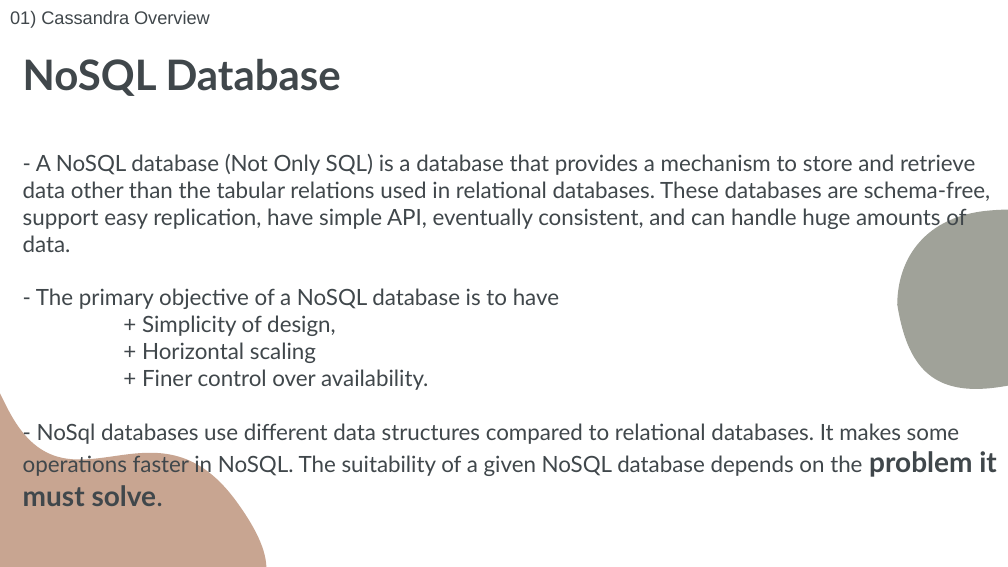
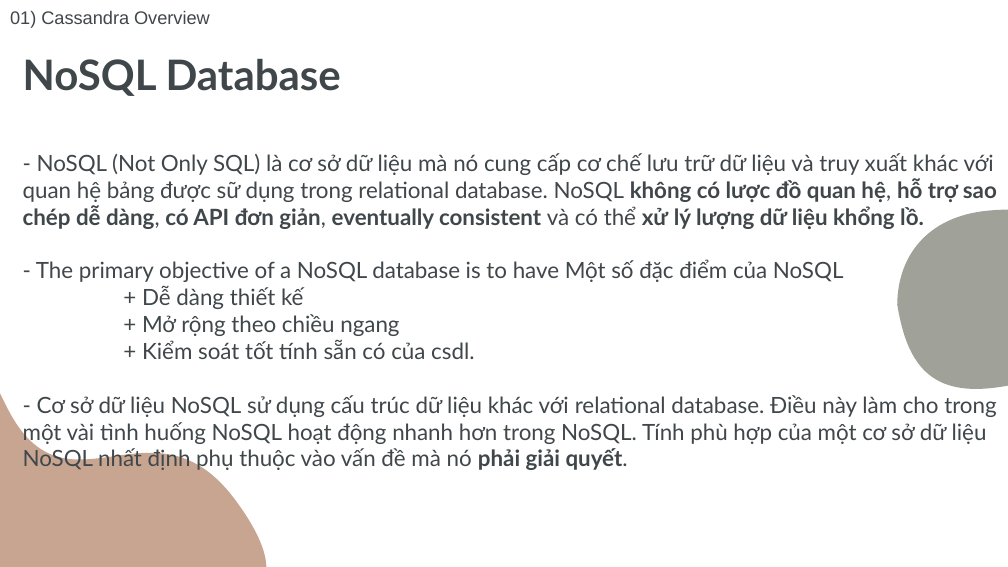
Before and after one commit to NguyenMinh2804/CassandraDemoo, a slide deck: slide 5 of Cassandra_Seminar.pptx. Drawn at 1008x567 pixels with LibreOffice and Linux fonts; fonts in the diff are those of the drawing. Boxes give left, top, right and bottom in pixels: in the first picture for what was removed or moved away, otherwise in the second. Text is boxed around its words. In the diff, an @@ line names an element or a change of style, - is before the commit and + after.

```diff
--- a/Cassandra_Seminar.pptx
+++ b/Cassandra_Seminar.pptx
@@ text at [23, 153, 997, 472]: text changed @@
-- A NoSQL database (Not Only SQL) is a database that provides a mechanism to store and retrieve data other than the tabular relations used in relational databases. These databases are schema-free, support easy replication, have simple API, eventually consistent, and can handle huge amounts of data.
-- The primary objective of a NoSQL database is to have
-+ Simplicity of design,
-+ Horizontal scaling
-+ Finer control over availability.
-- NoSql databases use different data structures compared to relational databases. It makes some operations faster in NoSQL. The suitability of a given NoSQL database depends on the problem it must solve.
+- NoSQL (Not Only SQL) là cơ sở dữ liệu mà nó cung cấp cơ chế lưu trữ dữ liệu và truy xuất khác với quan hệ bảng được sữ dụng trong relational database. NoSQL không có lược đồ quan hệ, hỗ trợ sao chép dễ dàng, có API đơn giản, eventually consistent và có thể xử lý lượng dữ liệu khổng lồ.
+- The primary objective of a NoSQL database is to have Một số đặc điểm của NoSQL
++ Dễ dàng thiết kế
++ Mở rộng theo chiều ngang
++ Kiểm soát tốt tính sẵn có của csdl.
+- Cơ sở dữ liệu NoSQL sử dụng cấu trúc dữ liệu khác với relational database. Điều này làm cho trong một vài tình huống NoSQL hoạt động nhanh hơn trong NoSQL. Tính phù hợp của một cơ sở dữ liệu NoSQL nhất định phụ thuộc vào vấn đề mà nó phải giải quyết.
```
Also in this commit, not shown: 7 other slides changed, 1 slide added, 1 slide removed, 1 other file.
